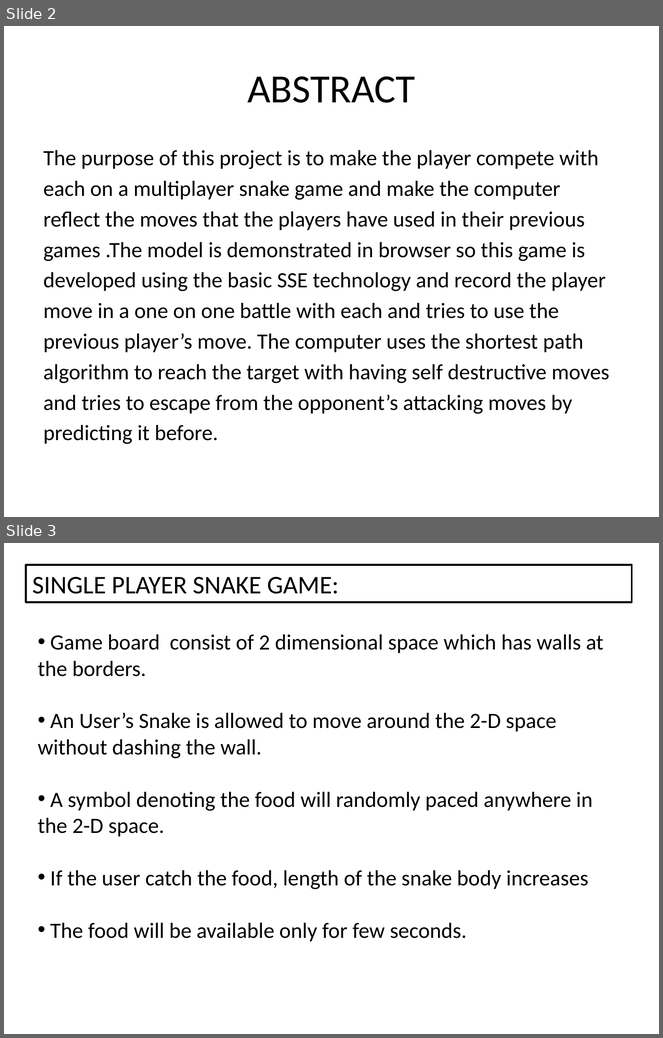
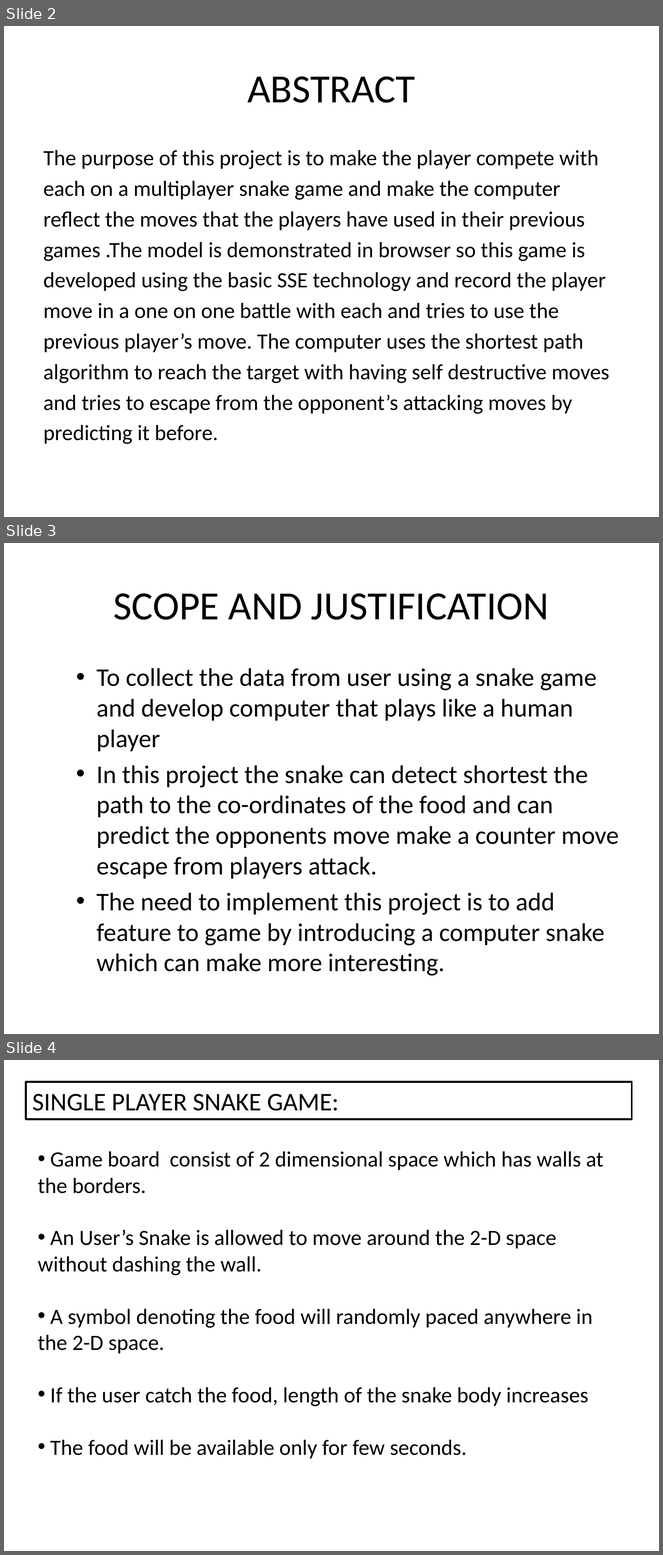
Before and after one commit to Greeny6092/Mini-Project-sem7-, a slide deck: presentation/AI BASED MULTIPLAYER SNAKE GAME(mini project).pptx. Shown one above the other, each under a label of ours: slides 2 and 3 before the commit, slides 2, 3 and 4 after it. The pictures are 663x1038 and 663x1555 pixels, drawn with LibreOffice and Linux fonts; fonts in the diff are those of the drawing. Boxes give left, top, right and bottom in pixels: in the first picture for what was removed or moved away, otherwise in the second. Text is boxed around its words. In the diff, an @@ line names an element or a change of style, - is before the commit and + after.

```diff
--- a/presentation/AI BASED MULTIPLAYER SNAKE GAME(mini project).pptx
+++ b/presentation/AI BASED MULTIPLAYER SNAKE GAME(mini project).pptx
@@ slide 3 added at (x1=4, y1=543, x2=659, y2=1034), background #FFFFFF @@
@@ title added at (x1=113, y1=593, x2=549, y2=620), 44 pt, text #000000 @@
+SCOPE AND JUSTIFICATION
@@ text added at (x1=97, y1=668, x2=619, y2=976), 28 pt, text #000000 @@
+  • To collect the data from user using a snake game and develop computer that plays like a human player
+  • In this project the snake can detect shortest the path to the co-ordinates of the food and can predict the opponents move make a counter move escape from players attack.
+  • The need to implement this project is to add feature to game by introducing a computer snake which can make more interesting.
@@ what was slide 3 is now slide 4 @@
```
Also in this commit, not shown: 8 other slides added, 4 other files.
